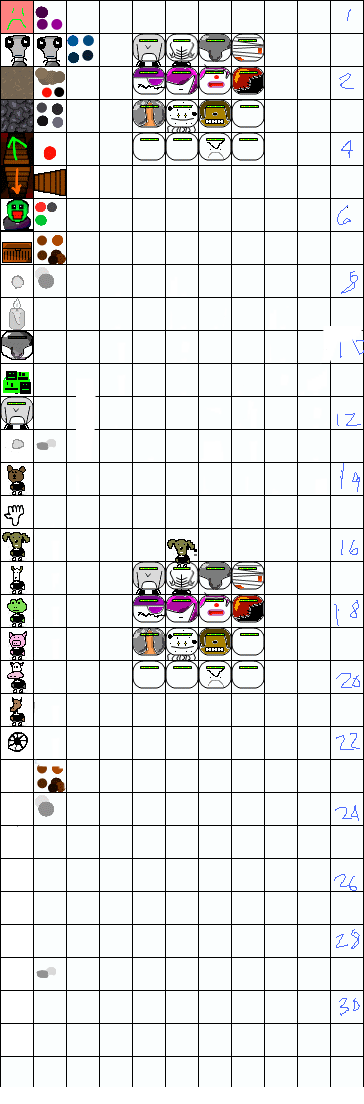
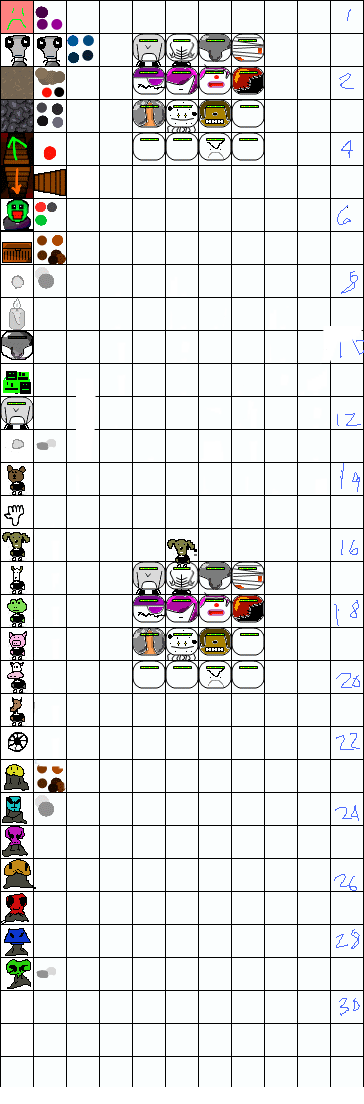
Before/after of a w=364, h=1104 layered artwork. What changed in the layer stack:
painted on "GameplaySheet.png" over (1, 764, 36, 989)
